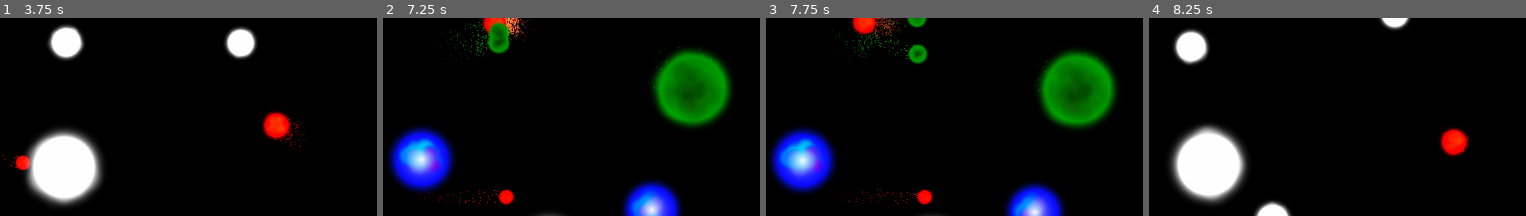
Above: before the commit, frames 1-4 (left to right).
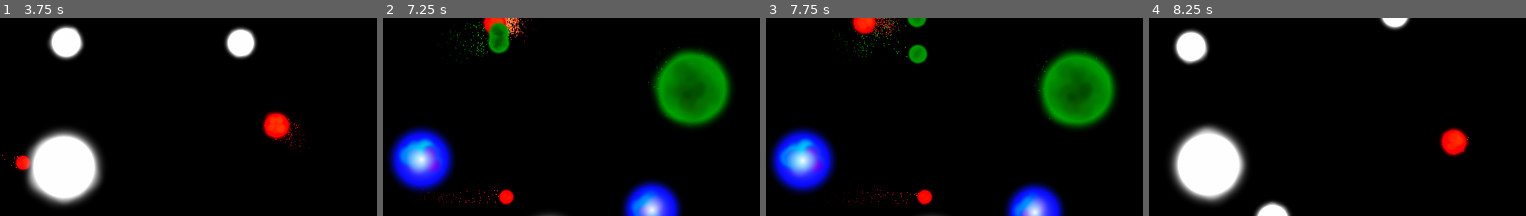
Above: after the commit, the same moments.

Repository: Dark-Gran/Spirit-Circles
Game: Godot game, scene res://src/Main.tscn
Two runs of this game, one before a commit and one after it. Both use one fixed random seed, a clock stepped at 60 frames per second and the inputs below.
Inputs (mouse positions are % of the whole screen's width and height, from its top left):
- Up to frame 1 (3.75 s): move the mouse to (43, 70) at 0.52 s; hold Right (ui_right) 0.53-2.03 s; tap Space (ui_accept) at 0.77, 1.52, 3.02 s; move the mouse to (80, 64) at 1.27 s; move the mouse to (17, 30) at 2.02 s; hold Left (ui_left) from 2.03 s (still down); move the mouse to (54, 47) at 2.77 s; move the mouse to (33, 18) at 3.52 s
- Up to frame 2 (7.25 s): tap Space (ui_accept) at 3.77, 4.52, 6.02, 6.77 s; move the mouse to (72, 41) at 4.27 s; release Left (ui_left) at 4.28 s; hold Right (ui_right) from 4.28 s (still down); move the mouse to (27, 53) at 5.02 s; move the mouse to (59, 22) at 5.77 s; move the mouse to (43, 70) at 6.52 s
- Up to frame 3 (7.75 s): keep holding Right (ui_right); move the mouse to (80, 64) at 7.27 s; tap Space (ui_accept) at 7.52 s
- Up to frame 4 (8.25 s): move the mouse to (17, 30) at 8.02 s; release Right (ui_right) at 8.03 s; hold Left (ui_left) from 8.03 s (still down)
The pictures show only the part of the screen within x 50-100%, y 9-59%; the shares and areas given below are measured in that part.

Frame 1 is identical in both runs. In frame 2, less than 0.1% of the frame differs, in the area x 23-32%, y 4-18%; in frame 3, 0.2%, in the area x 24-42%, y 6-21%; in frame 4, nothing differs.

Commit message:
fixed particles on new-circles

Diff:
--- a/src/world/levels/Level.gd
+++ b/src/world/levels/Level.gd
@@ -28,8 +28,8 @@
 	c.grow_buffer = buffer
 	c.get_node("CollisionShape2D").disabled = true
 	$Circles.add_child(c)
-	create_effects(c)
-	c.refresh()
+	#create_effects(c)
+	#c.refresh()
 	#if get_node_or_null("Statics/Beams") != null:
 	#	for beam in $Statics/Beams.get_children():
 	#		if Main.bodies_collide_with_motion(c, beam, Vector2.ZERO, Vector2.ZERO):
